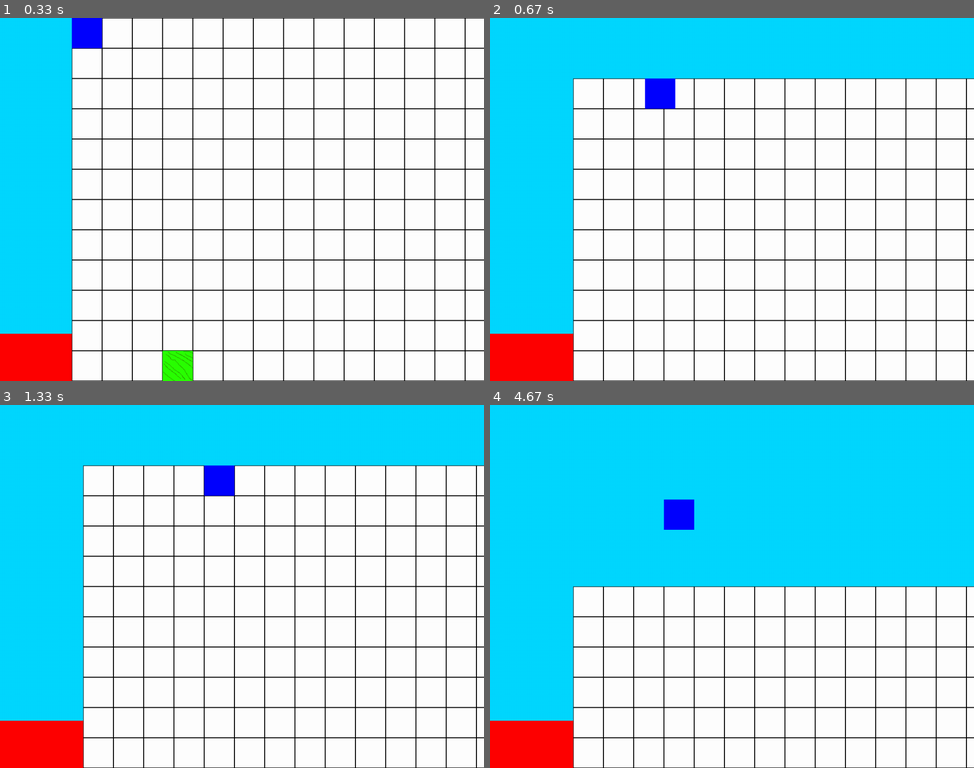
Above: before the commit, frames 1-4 (two rows, left to right).
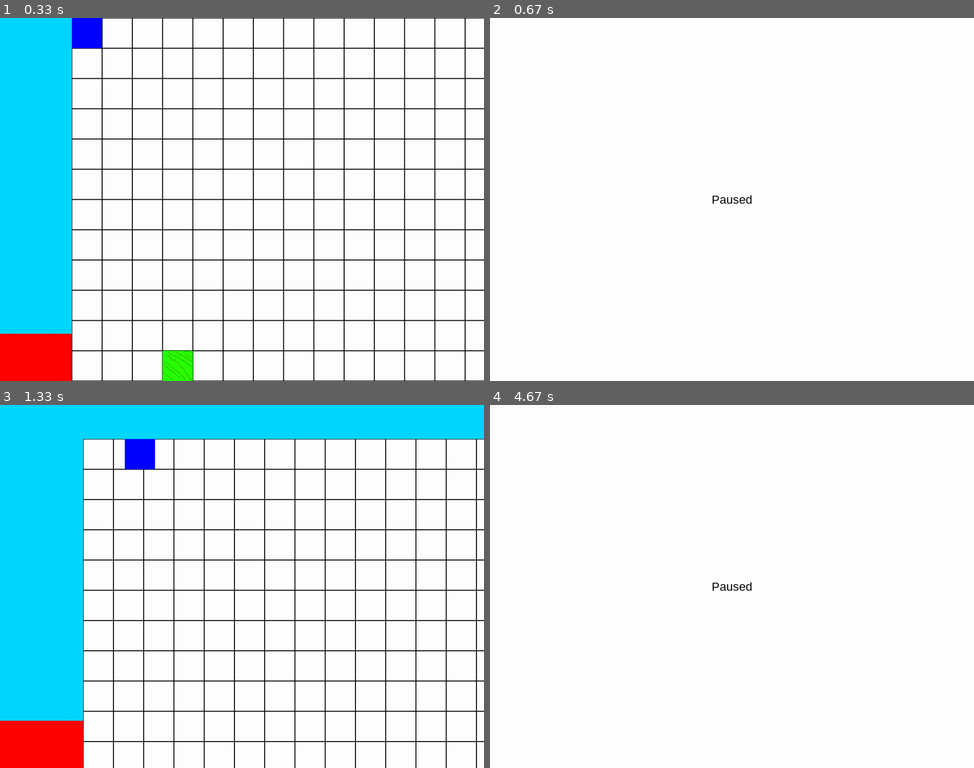
Above: after the commit, the same moments.

Repository: JonGift/Pygame-Rpg
Game: pygame game, started from main.py
The game is run twice, just before and just after one commit, with the same random seed, the same clock (stepped at 60 frames per second) and the same inputs.
Inputs (mouse positions are in pixels of both pictures, inside the frame that each line leads up to):
- Up to frame 1 (0.33 s): no input
- Up to frame 2 (0.67 s): hold P from 0.33 s (still down); hold Right from 0.33 s (still down)
- Up to frame 3 (1.33 s): release P at 0.8 s; release Right at 0.8 s; hold P 0.83-1.3 s; move the mouse to (290, 666) at 0.87 s
- Up to frame 4 (4.67 s): hold Right 1.33-1.8 s; hold Up 1.83-2.3 s; hold Left 2.83-3.37 s; hold Down 3.4-3.87 s; hold P from 4.4 s (still down); hold Up from 4.4 s (still down)

Frame 1 is identical in both runs. In frame 2, 38% of the frame differs, in the area x 0-100%, y 0-100%; in frame 3, 13%; in frame 4, 62%.

Commit message:
Now functional pause screen

Diff:
--- a/constants.py
+++ b/constants.py
@@ -41,6 +41,6 @@
 PLAYER_SPEED = 8
 
 #Different text sizes for in menus
-small_font = pygame.font.SysFont('comicsansms', 25)
-medium_font = pygame.font.SysFont("comicsansms", 50)
-large_font = pygame.font.SysFont("comicsansms", 80)
+small_font = pygame.font.SysFont("arial", 25)
+medium_font = pygame.font.SysFont("arial", 50)
+large_font = pygame.font.SysFont("arial", 80)
--- a/main.py
+++ b/main.py
@@ -37,6 +37,8 @@
                     player.move("up")
                 elif event.key == pygame.K_DOWN:
                     player.move("down")
+                elif event.key == pygame.K_p:
+                    menus.pause()
                 elif event.key == pygame.K_w:
                     done = True
 
--- a/menus.py
+++ b/menus.py
@@ -19,7 +19,6 @@
 
     while paused:
         print("Paused")
-        text_to_screen("Paused")
         for event in pygame.event.get():
             if event.type == pygame.QUIT:
                 pygame.quit()
@@ -34,7 +33,9 @@
                     quit()
 
         constants.display_surface.fill(constants.WHITE)
+        text_to_screen("Paused")
         constants.clock.tick(5)
+        pygame.display.update()
 
 def text_to_screen(text, x="center", y="center", color=constants.BLACK, size="small"):
     if size == "small":
